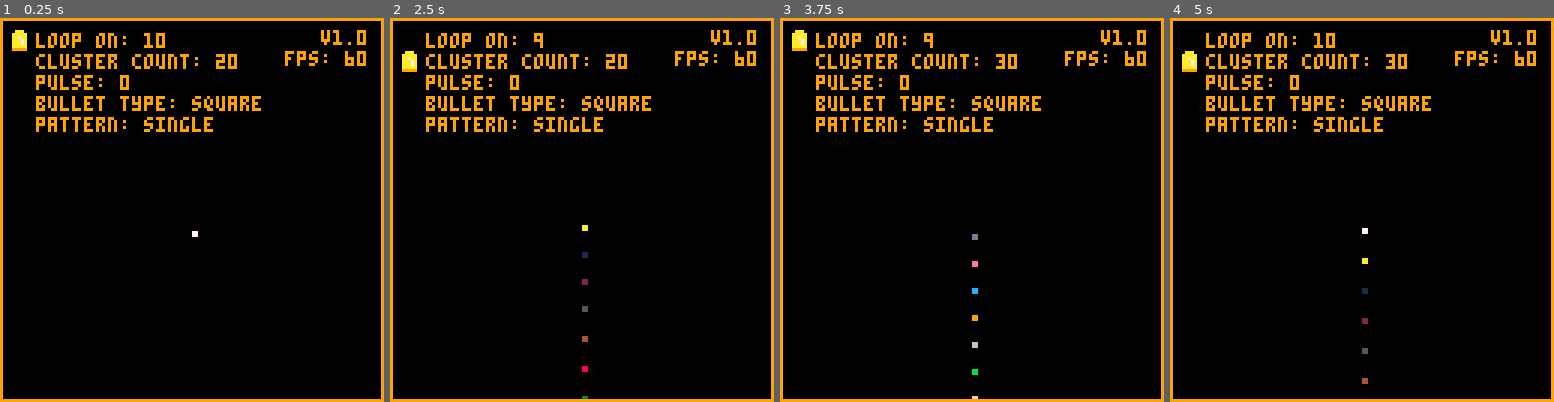
Above: before the commit, frames 1-4 (left to right).
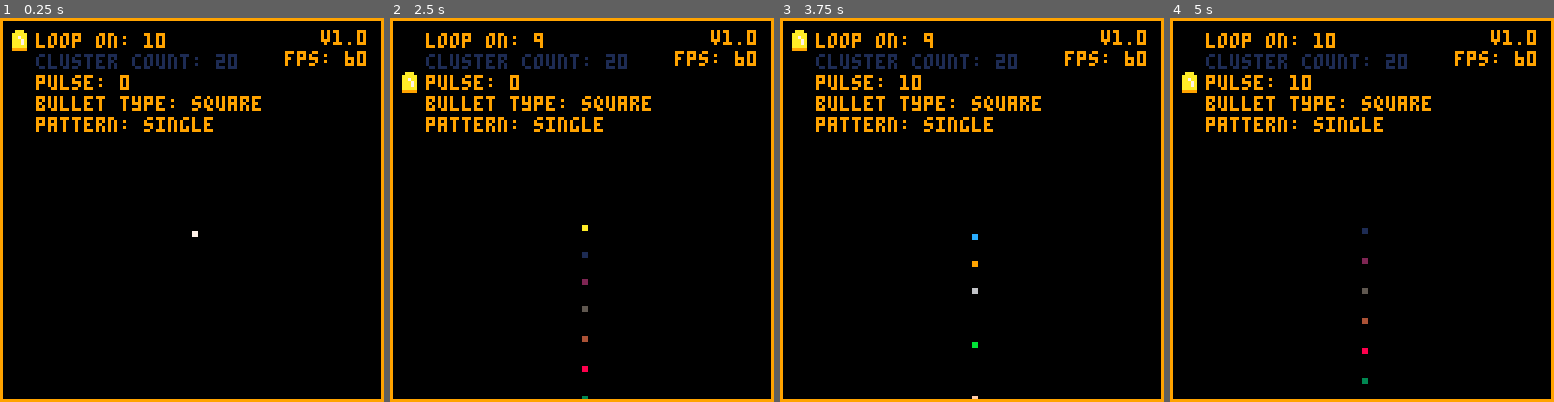
Above: after the commit, the same moments.

Repository: rustybailey/bullet_pattern_tester
Game: PICO-8 cartridge bullet_pattern_tester.p8
The game is run twice, just before and just after one commit, with the same random seed, the same clock (stepped at 60 frames per second) and the same inputs.
Inputs:
- Up to frame 1 (0.25 s): no input
- Up to frame 2 (2.5 s): hold Left 1.97-2.37 s; hold Down from 2.42 s (still down)
- Up to frame 3 (3.75 s): release Down at 2.82 s; hold Right 2.87-3.53 s; hold Up from 3.58 s (still down)
- Up to frame 4 (5 s): release Up at 4.08 s; hold Right 4.13-4.53 s; hold Down from 4.58 s (still down)

The runs differ from the first frame. In frame 1, 0.8% of the frame differs, in the area x 9-62%, y 9-14%; in frame 2, 1.2%; in frame 3, 1.1%; in frame 4, 1.5%, in the area x 3-62%, y 8-96%.

Commit message:
Add disabled options.

Diff:
--- a/bullet_pattern_tester.p8
+++ b/bullet_pattern_tester.p8
@@ -36,8 +36,6 @@
 bullets = {}
 bullet_types = { 'square', 'circle', 'sprite' }
 
--- todo: rename to grouping?
--- todo: add pulse/burst frequency
 function make_bullet_pattern(number, color, current_pattern)
   patterns[current_pattern]:make_wave(number, color)
 end
@@ -96,6 +94,7 @@
   menu_items = {
     {
       name = "loop",
+      disabled = false,
       decrement = function(self)
         max_counter -= 1
         if (max_counter < 1) then
@@ -111,6 +110,7 @@
     },
     {
       name = "cluster",
+      disabled = true,
       decrement = function(self)
         max_cluster_count -= 1
         if (max_cluster_count < 1) then
@@ -121,11 +121,16 @@
         max_cluster_count += 1
       end,
       draw = function(self, x, y)
-        print('cluster count: ' .. max_cluster_count, x, y, text_color)
+        local color = text_color
+        if (self.disabled) then
+          color = 1
+        end
+        print('cluster count: ' .. max_cluster_count, x, y, color)
       end
     },
     {
       name = "pulse",
+      disabled = false,
       decrement = function(self)
         pulse -= 1
         if (pulse < 0) then
@@ -145,6 +150,7 @@
     },
     {
       name = "bullet type",
+      disabled = false,
       decrement = function(self)
         current_bullet_type -= 1
         if (current_bullet_type <= 0) then
@@ -163,16 +169,26 @@
     },
     {
       name = "pattern",
+      disabled = false,
       decrement = function(self)
         current_pattern -= 1
         if (current_pattern <= 0) then
           current_pattern = #patterns
         end
+        self:toggle_cluster_count()
       end,
       increment = function(self)
         current_pattern += 1
         if (current_pattern > #patterns) then
           current_pattern = 1
+        end
+        self:toggle_cluster_count()
+      end,
+      toggle_cluster_count = function(self)
+        if (patterns[current_pattern].name == 'arc' or patterns[current_pattern].name == 'radial') then
+          menu.menu_items[2].disabled = false
+        else
+          menu.menu_items[2].disabled = true
         end
       end,
       draw = function(self, x, y)
@@ -188,6 +204,9 @@
         if (self.current_selection < 1) then
           self.current_selection = #self.menu_items
         end
+        if (self.menu_items[self.current_selection].disabled) then
+          self.current_selection -= 1
+        end
       end
       self.btn_is_pressed = true
     end
@@ -197,6 +216,9 @@
         self.current_selection += 1
         if (self.current_selection > #self.menu_items) then
           self.current_selection = 1
+        end
+        if (self.menu_items[self.current_selection].disabled) then
+          self.current_selection += 1
         end
       end
       self.btn_is_pressed = true
